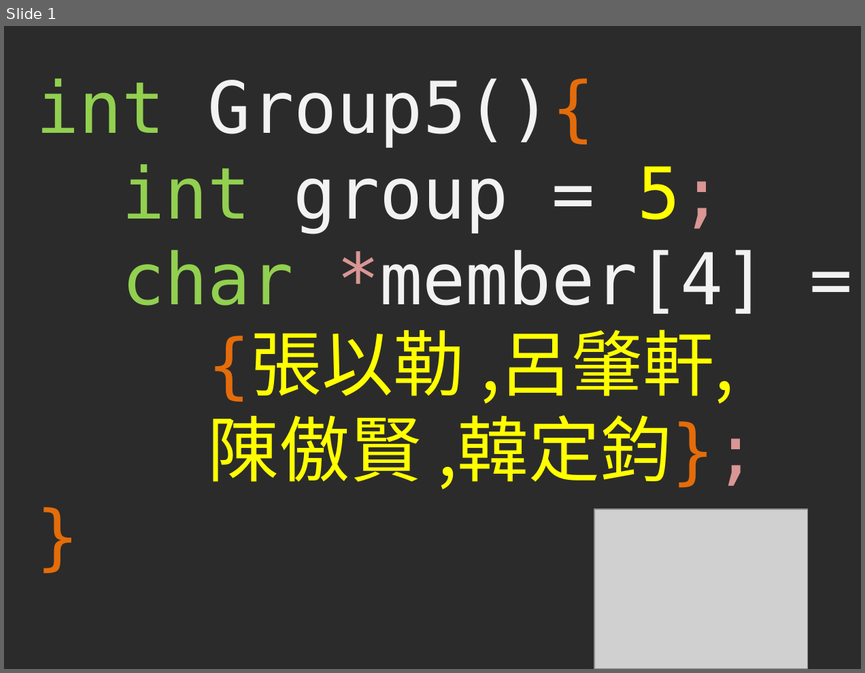
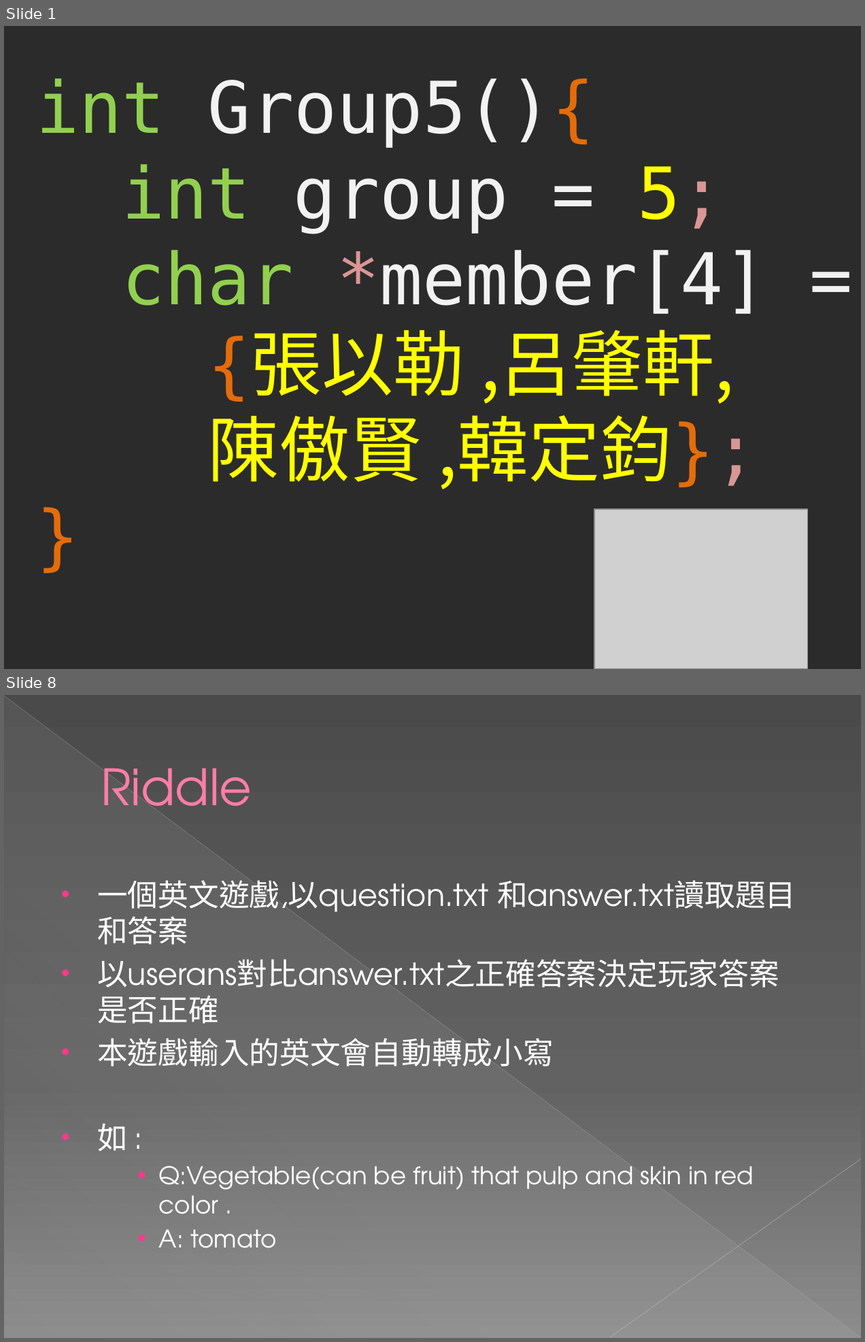
Before and after one commit to hihison/Group5_Project, a slide deck: 001.pptx. Shown one above the other, each under a label of ours: slide 1 before the commit, slides 1 and 8 after it; the slides between them are not shown. The pictures are 865x673 and 865x1342 pixels, drawn with LibreOffice and Linux fonts; fonts in the diff are those of the drawing; grey boxes stand for pictures; background and template pictures are left out; a plain dark background stands for a picture behind light text. Boxes give left, top, right and bottom in pixels: in the first picture for what was removed or moved away, otherwise in the second. Text is boxed around its words. In the diff, an @@ line names an element or a change of style, - is before the commit and + after.

```diff
--- a/001.pptx
+++ b/001.pptx
@@ slide 8 added at bbox=[4, 695, 861, 1338], background gradient #4A4A4A to #626262 to #8C8C8C @@
@@ line added from (4, 696) to (860, 1337), #BFBFBF 0.39 pt @@
@@ right triangle added at bbox=[5, 697, 860, 1338], fill gradient #D2D2D2 @@
@@ title added at bbox=[101, 768, 252, 806], 42 pt, text #FF7DA7 @@
+Riddle
@@ text added at bbox=[97, 880, 796, 1248], 25.5 pt, text #FFFFFF @@
+• 一個英文遊戲,以question.txt 和answer.txt讀取題目和答案
+• 以userans對比answer.txt之正確答案決定玩家答案是否正確
+• 本遊戲輸入的英文會自動轉成小寫
+• 如 :
+    • Q:Vegetable(can be fruit) that pulp and skin in red color .
+    • A: tomato
@@ line added from (861, 1159) to (610, 1337), #C6C6C6 0.47 pt @@
```
Also in this commit, not shown: 4 slides changed, 5 other slides added, 5 slides removed.
